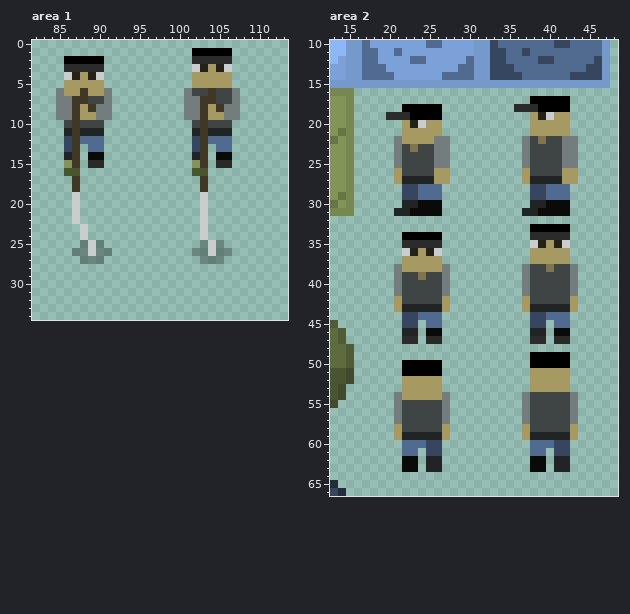
One commit to this pixel-art file: art/testart/newTest.aseprite. Above: the version before the commit.
128x128 pixels, 1 frame. Colours within 5 levels of each other are drawn and written as one. Shown: area 1: x 82..113, y 0..34; area 2: x 13..48, y 10..66.
The result:
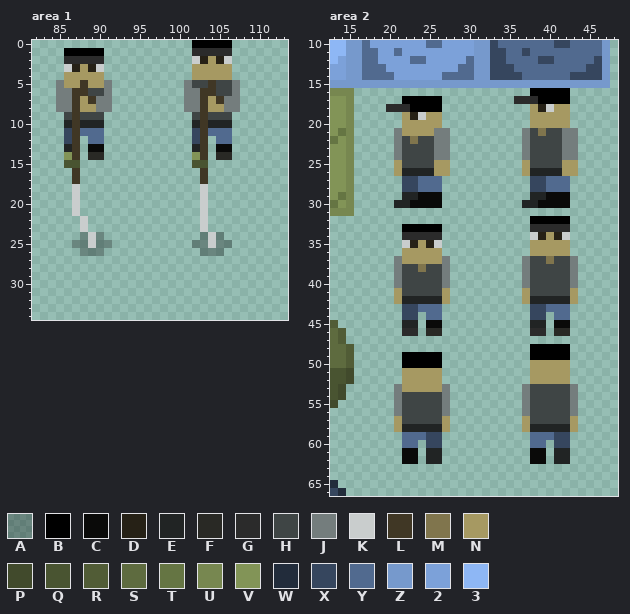
Palette (. is transparent): A #0000004b  B #000000  C #0a0a09  D #262116  E #212424  F #292925  G #2b2b2b  H #3f4545  J #747d7d  K #c9cdcd  L #403725  M #80754d  N #a69962  P #414a2c  Q #495431  R #515c36  S #5e6b3f  T #657543  U #778750  V #829457  W #222c3b  X #36465e  Y #516a8f  Z #7699cc  2 #7ca1d9  3 #8eb7f5
From old to new:
--- area 1
@@ x 82..113 @@
- 0 ................................
- 1 ....................BBBBB.......
- 2 ....BBBBB...........GGGGG.......
- 3 ....GGGGG...........KDNDK.......
- 4 ....KDNDK...........NNNNN.......
- 5 ....NNNNN...........NNNNN.......
- 6 ...JNNLNNJ.........JHHLHHJ......
- 7 ...JJLLHHJ.........JJLLHHJ......
- 8 ...JJLNLJJ.........JJLNLJJ......
- 9 ...JJLNNJJ.........JJLNNJJ......
-10 ....HLHHH...........HLHHH.......
-11 ....ELEEE...........ELEEE.......
-12 ....XLYYY...........XLYYY.......
-13 ....XL.YY...........XL.YY.......
-14 ....EL.CC...........EL.CC.......
-15 ....VL.FF...........VL.FF.......
-16 ....QQ..............QQ..........
+ 0 ....................BBBBB.......
+ 1 ....BBBBB...........GGGGG.......
+ 2 ....GGGGG...........KDNDK.......
+ 3 ....KDNDK...........NNNNN.......
+ 4 ....NNNNN...........NNNNN.......
+ 5 ...JNNLNNJ.........JHHLHHJ......
+ 6 ...JJLLHHJ.........JJLLHHJ......
+ 7 ...JJLNLJJ.........JJLNLJJ......
+ 8 ...JJLNNJJ.........JJLNNJJ......
+ 9 ....HLHHH...........HLHHH.......
+10 ....ELEEE...........ELEEE.......
+11 ....XLYYY...........XLYYY.......
+12 ....XL.YY...........XL.YY.......
+13 ....EL.CC...........EL.CC.......
+14 ....VL.FF...........VL.FF.......
+15 ....QQ..............QQ..........
+16 .....L...............L..........
 17 .....L...............L..........
-18 .....L...............L..........
+18 .....K...............K..........
 19 .....K...............K..........
@@ x 82..113 @@
 21 .....K...............K..........
-22 .....K...............K..........
+22 ......K..............K..........
 23 ......K..............K..........
-24 ......K..............K..........
-25 ......AKA............AKA........
-26 .....AAKAA..........AAKAA.......
-27 ......AAA............AAA........
+24 ......AKA............AKA........
+25 .....AAKAA..........AAKAA.......
+26 ......AAA............AAA........
+27 ................................
 28 ................................
--- area 2
@@ x 13..48 @@
 15 ZZZZZZZZZZZZZZZZZZZZZZZZZZZZZZZZZZZ.
-16 UUU.................................
-17 VVU......................BBBBB......
-18 VVU......BBBBB.........GGGBBBB......
-19 VVU....GGGBBBB...........NDKNN......
-20 VVU......NDKNN...........NNNNN......
-21 VTU......NNNNN...........NNNNN......
-22 TVU.....JNNNNJJ.........JHMHHJJ.....
-23 VVU.....JHMHHJJ.........JHHHHJJ.....
+16 UUU......................BBBBB......
+17 VVU......BBBBB.........GGGBBBB......
+18 VVU....GGGBBBB...........NDKNN......
+19 VVU......NDKNN...........NNNNN......
+20 VVU......NNNNN...........NNNNN......
+21 VTU.....JNNNNJJ.........JHMHHJJ.....
+22 TVU.....JHMHHJJ.........JHHHHJJ.....
+23 VVU.....JHHHHJJ.........JHHHHJJ.....
 24 VVU.....JHHHHJJ.........JHHHHJJ.....
-25 VVU.....JHHHHJJ.........JHHHHJJ.....
-26 VVU.....NHHHHNN.........NHHHHNN.....
-27 VVU.....NEEEENN.........NEEEENN.....
+25 VVU.....NHHHHNN.........NHHHHNN.....
+26 VVU.....NEEEENN.........NEEEENN.....
+27 VVU......XXYYY...........XXYYY......
 28 VVU......XXYYY...........XXYYY......
-29 VTU......XXYYY...........XXYYY......
-30 TVU......EECCC...........EECCC......
-31 UUU.....EECCCC..........EECCCC......
-32 ....................................
-33 .........................BBBBB......
-34 .........BBBBB...........GGGGG......
-35 .........GGGGG...........KDNDK......
-36 .........KDNDK...........NNNNN......
-37 .........NNNNN...........NNNNN......
-38 ........JNNNNNJ.........JHHMHHJ.....
-39 ........JHHMHHJ.........JHHHHHJ.....
+29 VTU......EECCC...........EECCC......
+30 TVU.....EECCCC..........EECCCC......
+31 UUU.................................
+32 .........................BBBBB......
+33 .........BBBBB...........GGGGG......
+34 .........GGGGG...........KDNDK......
+35 .........KDNDK...........NNNNN......
+36 .........NNNNN...........NNNNN......
+37 ........JNNNNNJ.........JHHMHHJ.....
+38 ........JHHMHHJ.........JHHHHHJ.....
+39 ........JHHHHHJ.........JHHHHHJ.....
 40 ........JHHHHHJ.........JHHHHHJ.....
-41 ........JHHHHHJ.........JHHHHHJ.....
-42 ........NHHHHHN.........NHHHHHN.....
-43 ........NEEEEEN.........NEEEEEN.....
-44 .........XXYYY...........XXYYY......
-45 R........XX.YY...........XX.YY......
-46 SR.......EE.CC...........EE.CC......
-47 SR.......GG.FF...........GG.FF......
-48 SSR.................................
-49 SSR......................BBBBB......
-50 SSR......BBBBB...........BBBBB......
-51 QQP......BBBBB...........NNNNN......
+41 ........NHHHHHN.........NHHHHHN.....
+42 ........NEEEEEN.........NEEEEEN.....
+43 .........XXYYY...........XXYYY......
+44 .........XX.YY...........XX.YY......
+45 R........EE.CC...........EE.CC......
+46 SR.......GG.FF...........GG.FF......
+47 SR..................................
+48 SSR......................BBBBB......
+49 SSR......BBBBB...........BBBBB......
+50 SSR......BBBBB...........NNNNN......
+51 QQP......NNNNN...........NNNNN......
 52 QQP......NNNNN...........NNNNN......
-53 QP.......NNNNN...........NNNNN......
-54 QP......JNNNNNJ.........JHHHHHJ.....
+53 QP......JNNNNNJ.........JHHHHHJ.....
+54 QP......JHHHHHJ.........JHHHHHJ.....
 55 P.......JHHHHHJ.........JHHHHHJ.....
 56 ........JHHHHHJ.........JHHHHHJ.....
-57 ........JHHHHHJ.........JHHHHHJ.....
-58 ........NHHHHHN.........NHHHHHN.....
-59 ........NEEEEEN.........NEEEEEN.....
-60 .........YYYXX...........YYYXX......
-61 .........YY.XX...........YY.XX......
+57 ........NHHHHHN.........NHHHHHN.....
+58 ........NEEEEEN.........NEEEEEN.....
+59 .........YYYXX...........YYYXX......
+60 .........YY.XX...........YY.XX......
+61 .........CC.EE...........CC.EE......
 62 .........CC.EE...........CC.EE......
-63 .........CC.EE...........CC.EE......
+63 ....................................
 64 ....................................
